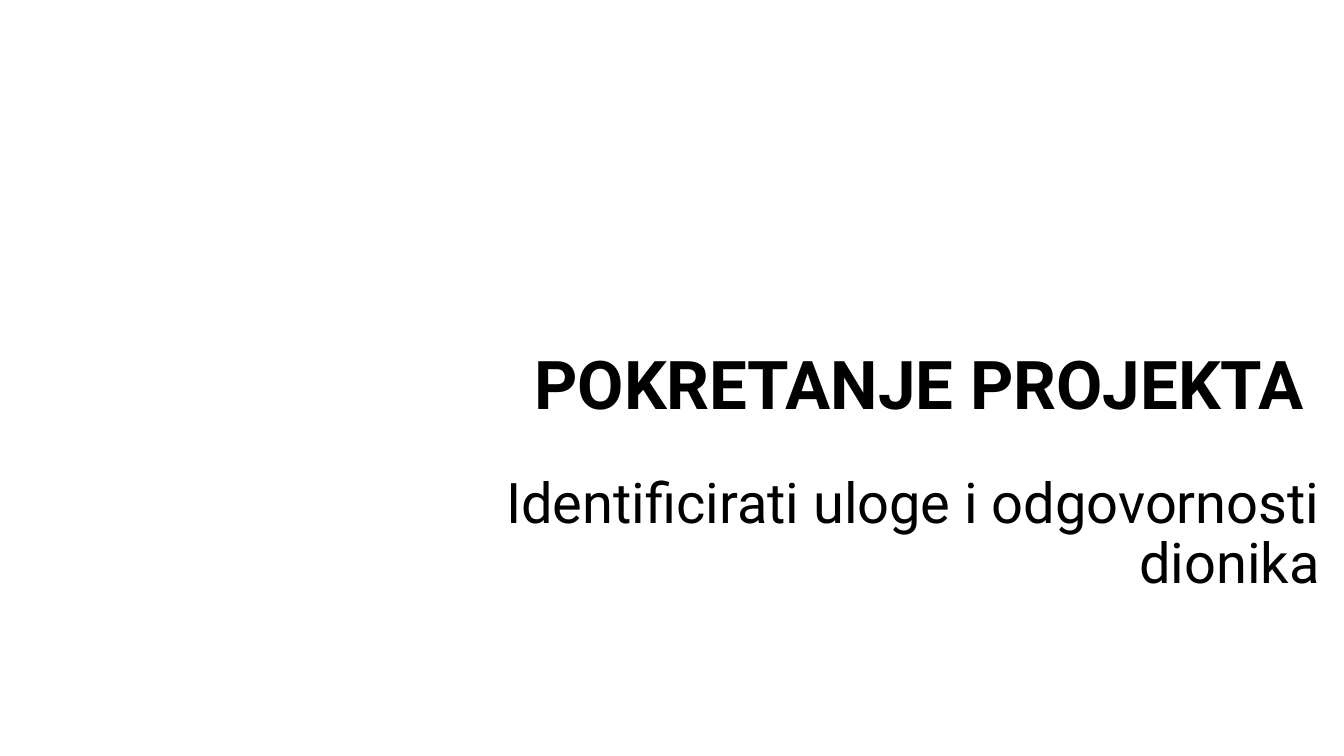
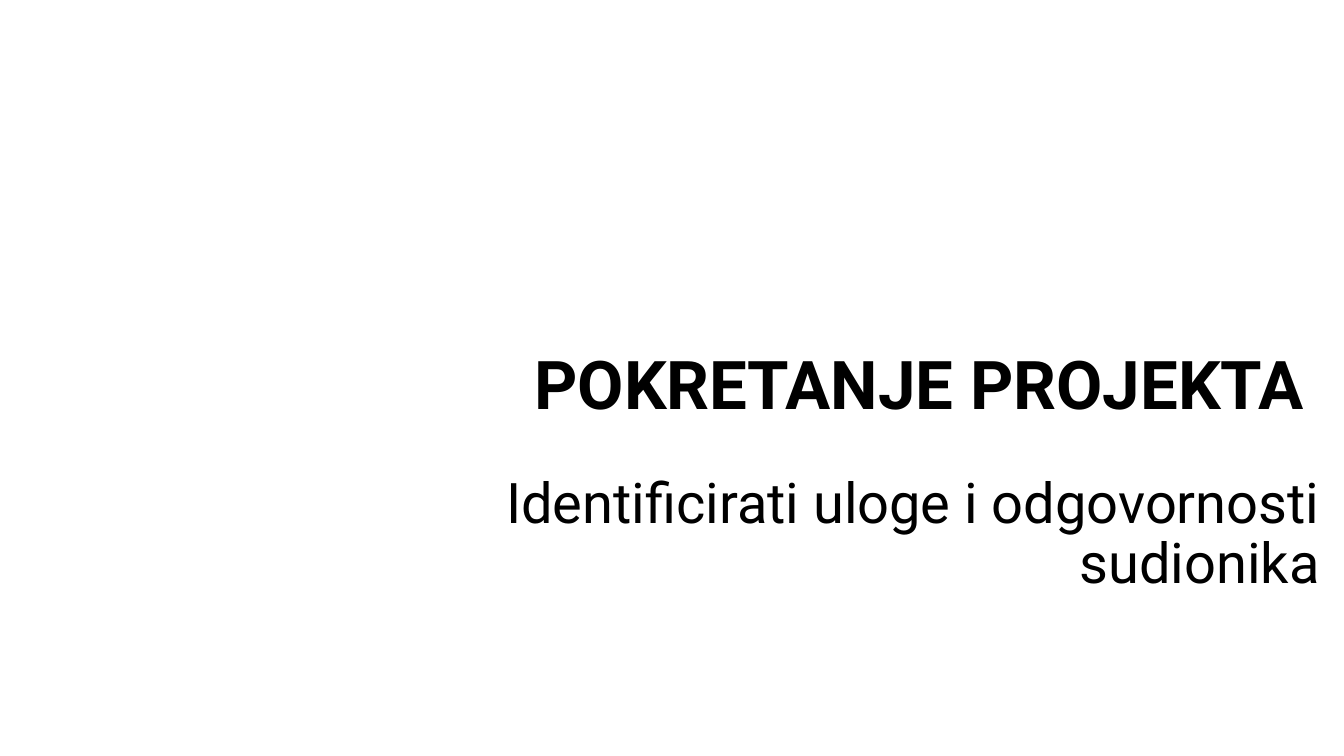
Before and after one commit to dinoDuvnjak/shift4it, a slide deck: slide 20 of 2-project-managment/M2_STARTING THE PROJECT_6 hours_HR.pptx. Drawn at 1344x756 pixels with LibreOffice and Linux fonts; fonts in the diff are those of the drawing; background and template pictures are left out. Boxes give left, top, right and bottom in pixels: in the first picture for what was removed or moved away, otherwise in the second. Text is boxed around its words. In the diff, an @@ line names an element or a change of style, - is before the commit and + after.

```diff
--- a/2-project-managment/M2_STARTING THE PROJECT_6 hours_HR.pptx
+++ b/2-project-managment/M2_STARTING THE PROJECT_6 hours_HR.pptx
@@ subtitle at (506, 480, 1320, 584): text changed @@
-Identificirati uloge i odgovornosti dionika
+Identificirati uloge i odgovornosti sudionika
```
Also in this commit, not shown: 3 other slides changed, 2 other files.
